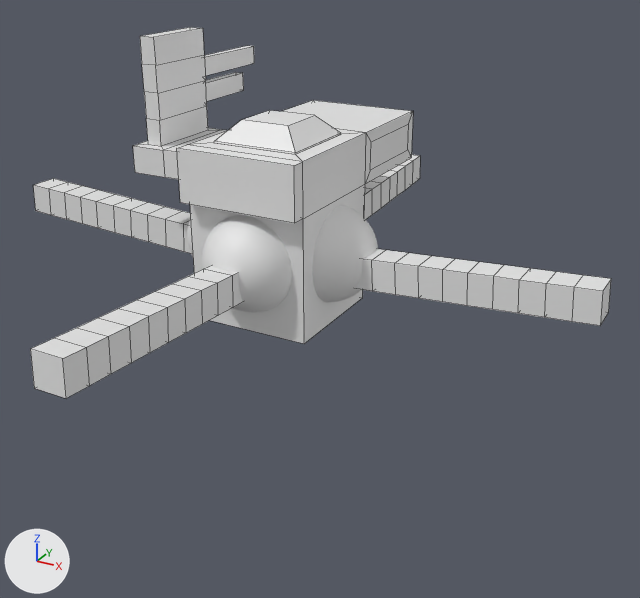
What one commit did to the Blender file Blender/Robot3.blend.
Before and after are seen from a 50 mm camera at (7.04, -11.49, 7.22) aimed at (0.59, 0.24, 1.36). The lights are fixed; the arrows at lower left show +X, +Y and +Z. Mesh edges are drawn as thin lines on the coarser meshes.

The older version as bpy lines, for what is in view:
```python
ob_icokugel = bpy.data.objects.new('Icokugel', me_icokugel)
ob_icokugel.parent = ob_würfel
ob_icokugel.location = (0.026, -0.856, 2.288)
ob_icokugel.scale = (0.783, 0.783, 0.783)
ob_leg = bpy.data.objects.new('Leg', me_fläche)
ob_leg.parent = ob_würfel
ob_leg.location = (0.0, -0.637, 2.107)
ob_leg.rotation_euler = (1.514, 0.0, 0.0)  # degrees (87, 0, 0)
ob_leg_001 = bpy.data.objects.new('Leg.001', me_fläche_001)
ob_leg_001.parent = ob_würfel
ob_leg_001.location = (0.637, 0.0, 2.107)
ob_leg_001.rotation_euler = (1.514, 0.0, 1.571)  # degrees (87, 0, 90)
ob_leg_002 = bpy.data.objects.new('Leg.002', me_fläche_002)
ob_leg_002.parent = ob_würfel
ob_leg_002.location = (0.0, 0.637, 2.107)
ob_leg_002.rotation_euler = (1.514, 0.0, 3.142)  # degrees (87, 0, 180)
ob_leg_003 = bpy.data.objects.new('Leg.003', me_fläche_003)
ob_leg_003.parent = ob_würfel
ob_leg_003.location = (-0.637, 0.0, 2.107)
ob_leg_003.rotation_euler = (1.514, 0.0, 4.712)  # degrees (87, 0, 270)
# also in view: 'Würfel' at (-0.61, 0.82, 3.32); 'Icokugel.001' at (0.86, 0.03, 2.29)
```
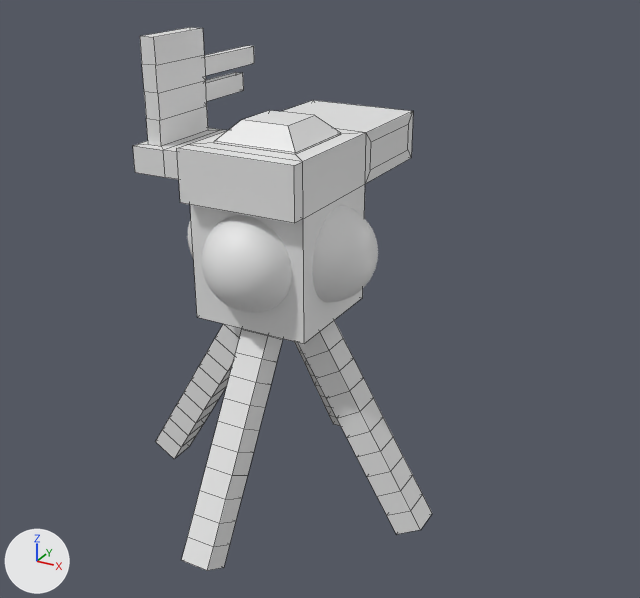
What differs and where, as boxes [x1, y1, x2, y2] in the pictures (640 x 598 px):
'Leg', moved, turned
    before: [30, 266, 243, 398]
    after: [182, 328, 283, 571]
'Leg.001', moved, turned
    before: [356, 249, 611, 326]
    after: [298, 320, 432, 534]
'Leg.003', moved, turned
    before: [33, 178, 191, 253]
    after: [155, 324, 242, 459]
'Leg.002', moved, turned
    before: [364, 155, 420, 219]
    after: [294, 341, 340, 426]

The edits, one by one:
Object 'Leg' (ob_leg) moves from (0.0, -0.637, 2.107) to (0.0, -0.235, 1.579).
Object 'Leg' (ob_leg) turns from (87, 0, 0) to (149, 0, 0) degrees about x, y and z.
Object 'Leg.001' (ob_leg_001) moves from (0.637, 0.0, 2.107) to (0.235, 0.0, 1.579).
Object 'Leg.001' (ob_leg_001) turns from (87, 0, 90) to (149, 0, 90) degrees about x, y and z.
Object 'Leg.002' (ob_leg_002) moves from (0.0, 0.637, 2.107) to (0.0, 0.235, 1.579).
Object 'Leg.002' (ob_leg_002) turns from (87, 0, 180) to (149, 0, 180) degrees about x, y and z.
Object 'Leg.003' (ob_leg_003) moves from (-0.637, 0.0, 2.107) to (-0.235, 0.0, 1.579).
Object 'Leg.003' (ob_leg_003) turns from (87, 0, 270) to (149, 0, 270) degrees about x, y and z.
